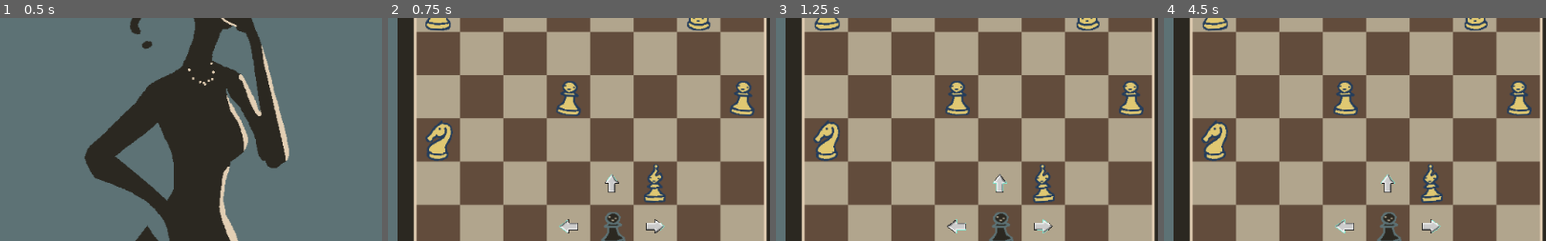
Above: before the commit, frames 1-4 (left to right).
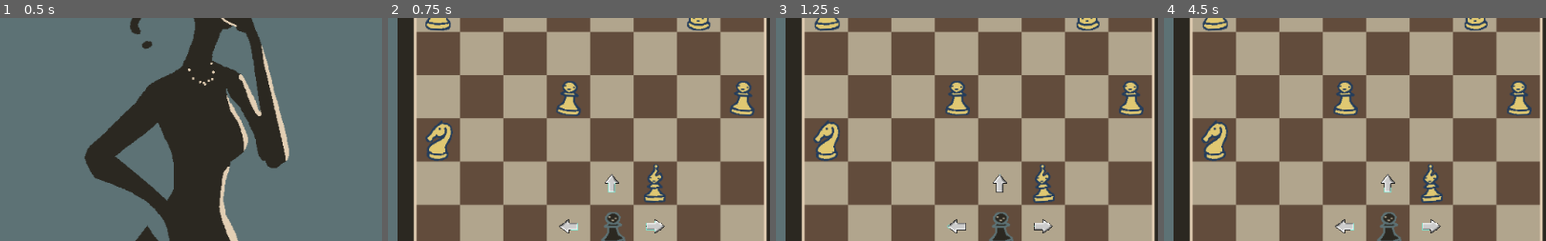
Above: after the commit, the same moments.

Repository: Windastella/ScribbleJam
Game: Godot game, scene res://Scenes/Main.tscn
Same seed, same stepped clock (60 frames per second), same inputs: the game is played once before the commit and once after it.
Inputs (mouse positions are % of the whole screen's width and height, from its top left):
- Up to frame 1 (0.5 s): no input
- Up to frame 2 (0.75 s): click (75, 19) at 0.5 s
- Up to frame 3 (1.25 s): no input
- Up to frame 4 (4.5 s): click (88, 50) at 1.25 s; click (88, 50) at 2 s; click (88, 50) at 2.75 s; click (43, 82) at 3.5 s; click (37, 82) at 4.25 s
The pictures show only the part of the screen within x 8-58%, y 36-86%; the shares and areas given below are measured in that part.

Frame 1 is identical in both runs. In frame 2, 0.1% of the frame differs, in the area x 44-73%, y 69-97%; in frame 3, 0.1%; in frame 4, 0.2%.
Error before the commit: Invalid get index '-1' (on base: 'Array'). (res://Scripts/Figures.gd:18)

Commit message:
group fix

Diff:
--- a/Scenes/Player.tscn
+++ b/Scenes/Player.tscn
@@ -103,7 +103,9 @@
 [sub_resource type="RectangleShape2D" id=23]
 extents = Vector2( 16, 16 )
 
-[node name="Player" type="KinematicBody2D"]
+[node name="Player" type="KinematicBody2D" groups=[
+"Player",
+]]
 z_index = 1
 script = ExtResource( 1 )
 move_sounds = [ ExtResource( 4 ), ExtResource( 6 ), ExtResource( 5 ), ExtResource( 8 ), ExtResource( 7 ) ]
@@ -125,7 +127,7 @@
 
 [node name="Sprite" type="AnimatedSprite" parent="Arrows/Right"]
 frames = SubResource( 22 )
-frame = 13
+frame = 3
 speed_scale = 5.0
 playing = true
 
@@ -147,7 +149,7 @@
 [node name="Sprite" type="AnimatedSprite" parent="Arrows/Left"]
 rotation = 3.14159
 frames = SubResource( 22 )
-frame = 11
+frame = 1
 speed_scale = 5.0
 playing = true
 
@@ -169,7 +171,7 @@
 [node name="Sprite" type="AnimatedSprite" parent="Arrows/Up"]
 rotation = -1.5708
 frames = SubResource( 22 )
-frame = 12
+frame = 2
 speed_scale = 5.0
 playing = true
 
